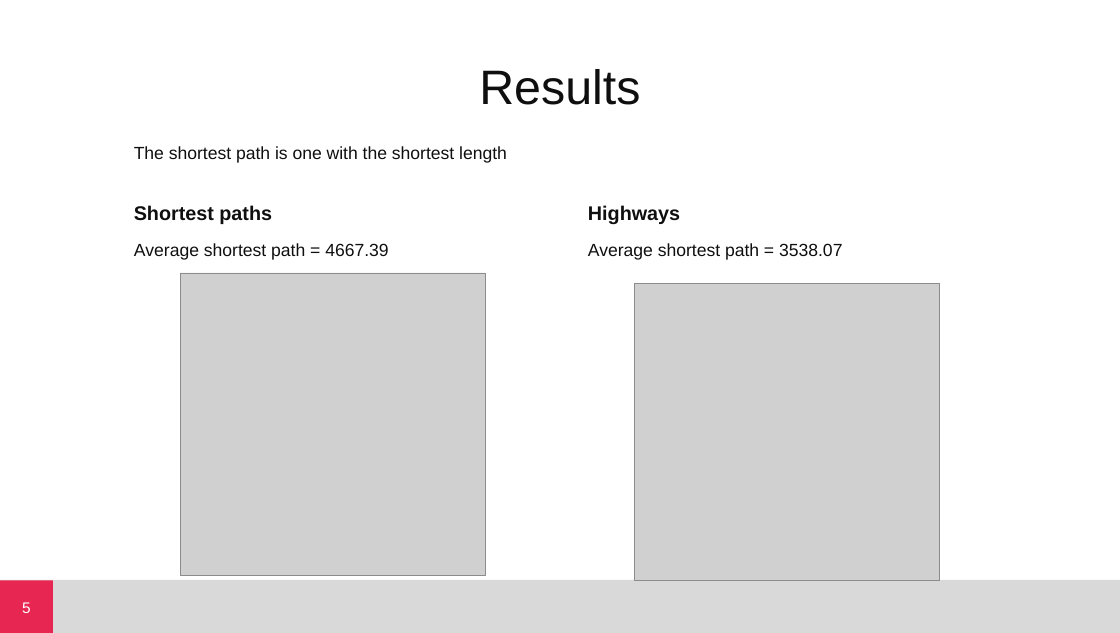
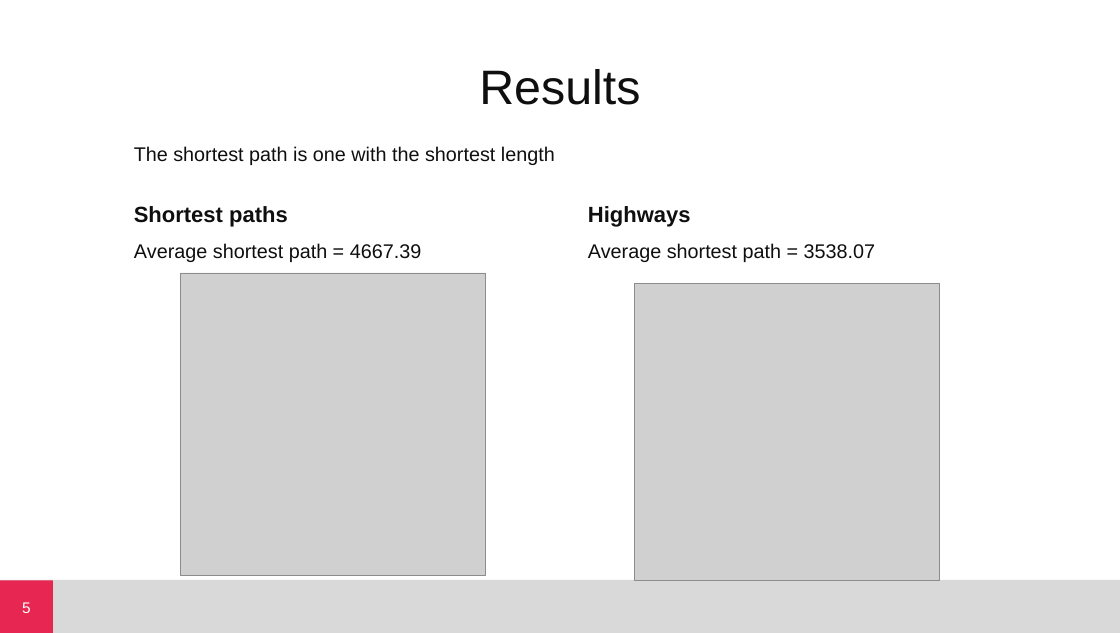
Before and after one commit to zlxxo/NetSci_Project, a slide deck: slide 6 of presentation.pptx (slide 7 before the commit). Drawn at 1120x633 pixels with LibreOffice and Linux fonts; fonts in the diff are those of the drawing; grey boxes stand for pictures; background and template pictures are left out. Boxes give left, top, right and bottom in pixels: in the first picture for what was removed or moved away, otherwise in the second. Text is boxed around its words. In the diff, an @@ line names an element or a change of style, - is before the commit and + after.

Commit message:
format presentation, extend methodology

```diff
--- a/presentation.pptx
+++ b/presentation.pptx
@@ text "Shortest paths" at (x1=134, y1=206, x2=288, y2=227): size 18 to 20 pt @@
@@ text "Highways" at (x1=588, y1=206, x2=691, y2=227): size 18 to 20 pt @@
@@ size 16 to 18 pt in 3 elements at (x1=134, y1=146, x2=555, y2=165), (x1=134, y1=243, x2=421, y2=262), (x1=588, y1=243, x2=875, y2=262) @@
```
Also in this commit, not shown: 4 other slides changed, 1 slide removed.
